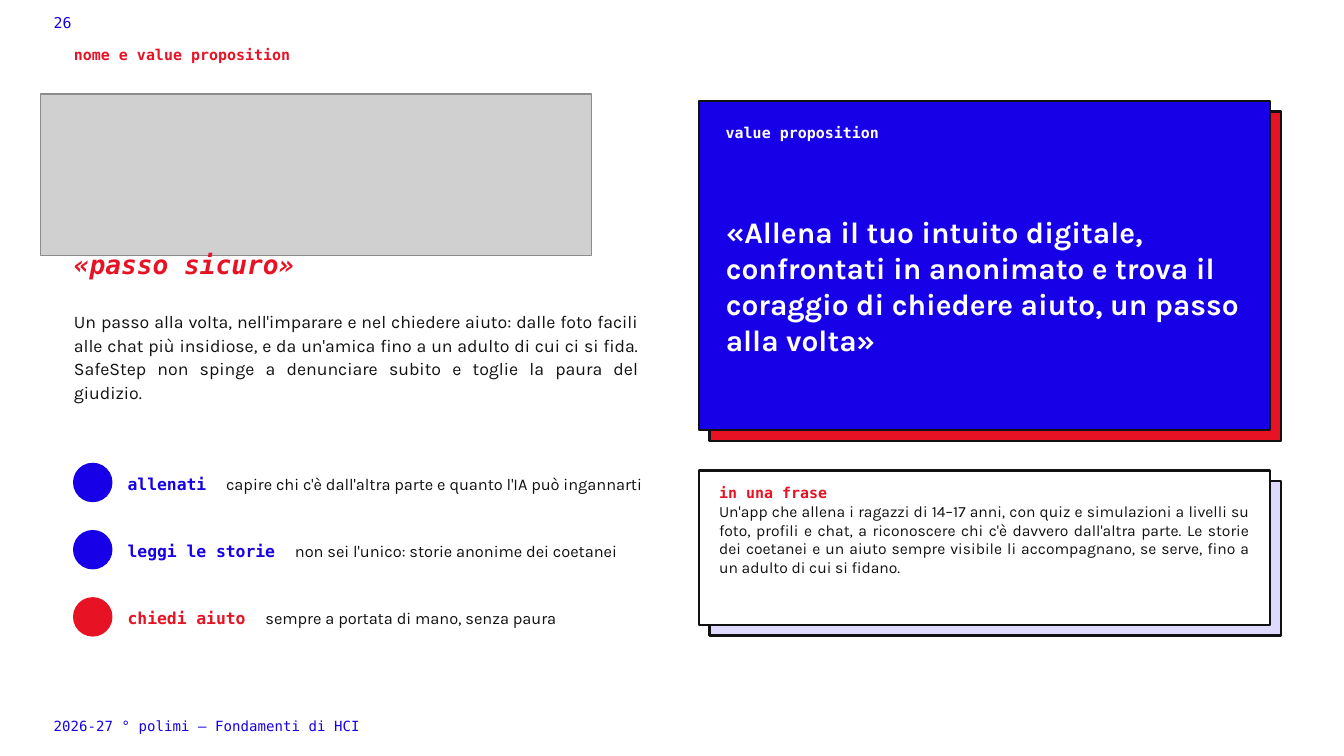
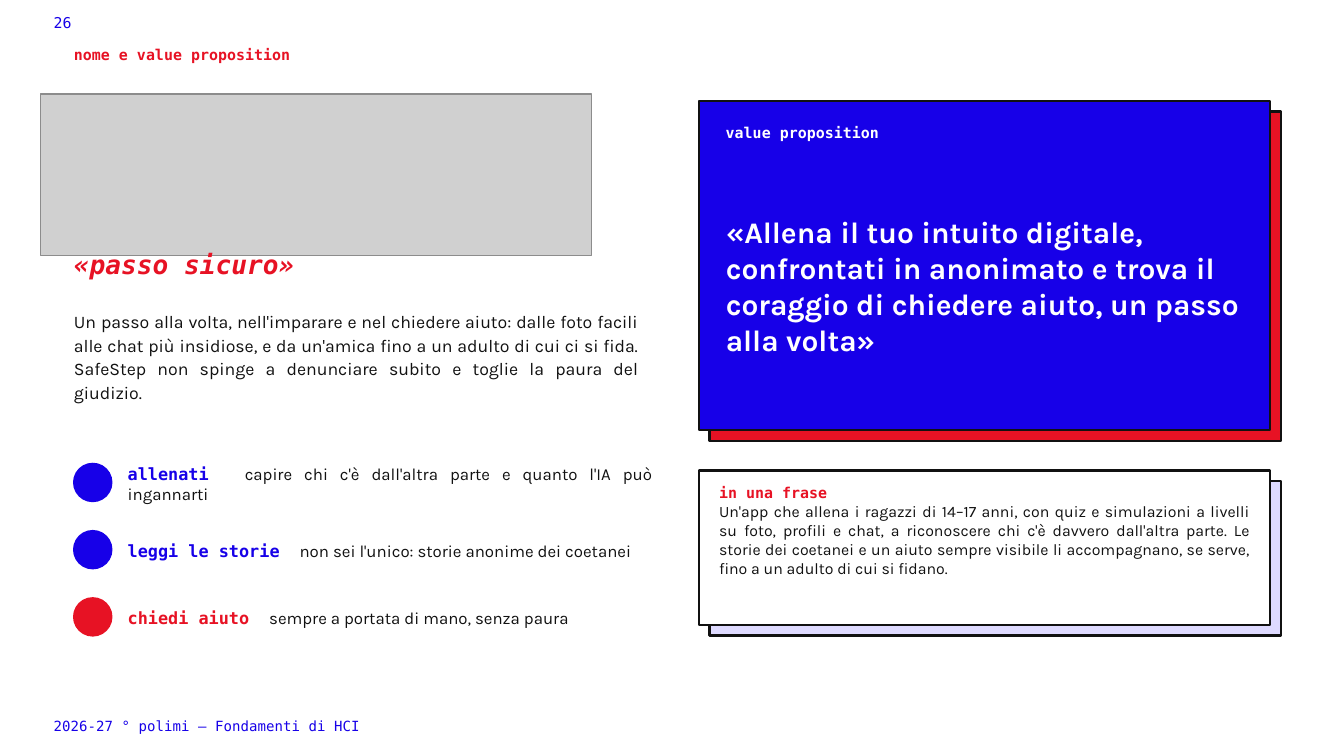
Before and after one commit to Ing-chan/progettoHCI, a slide deck: slide 26 of Consegna 26 ottobre/Refinement e focus.pptx. Drawn at 1344x756 pixels with LibreOffice and Linux fonts; fonts in the diff are those of the drawing; grey boxes stand for pictures; background and template pictures are left out. Boxes give left, top, right and bottom in pixels: in the first picture for what was removed or moved away, otherwise in the second. Text is boxed around its words. In the diff, an @@ line names an element or a change of style, - is before the commit and + after.

```diff
--- a/Consegna 26 ottobre/Refinement e focus.pptx
+++ b/Consegna 26 ottobre/Refinement e focus.pptx
@@ text at (719, 506, 1250, 574): size 8.4 to 8.5 pt @@
@@ size 8.8 to 9 pt in 3 elements at (128, 467, 652, 484), (128, 544, 631, 561), (128, 611, 569, 628) @@
```
Also in this commit, not shown: 9 other slides changed, 1 other file.
